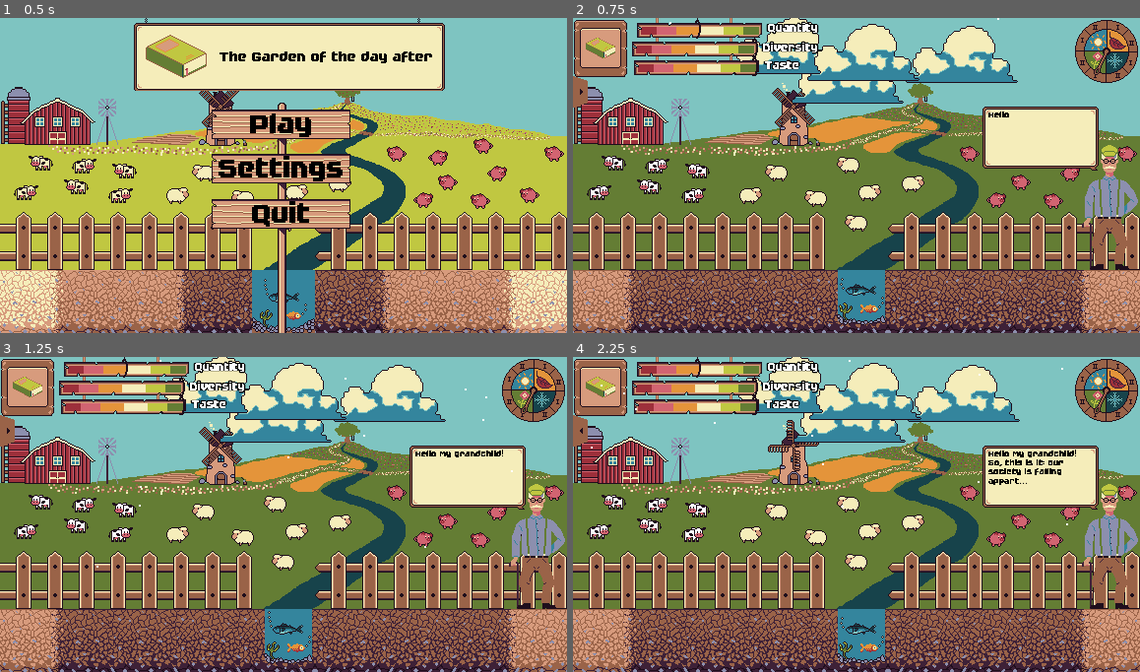
Above: before the commit, frames 1-4 (two rows, left to right).
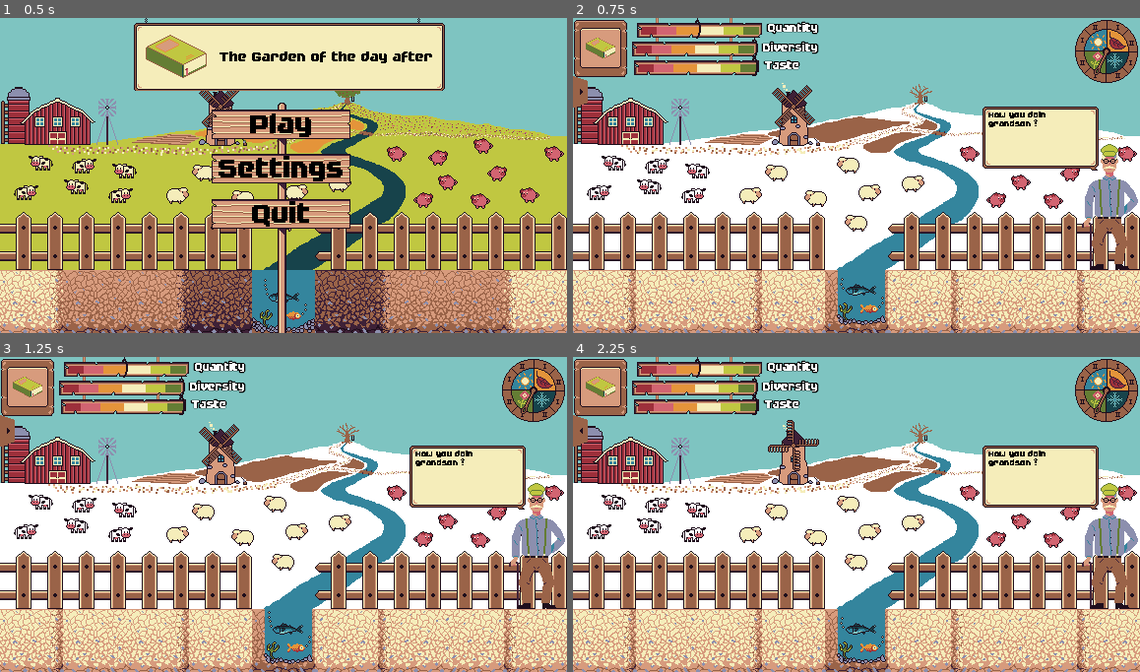
Above: after the commit, the same moments.

Repository: JustAlternate/Regenerative_Game_Jam
Game: Godot game, scene res://Scenes/menu.tscn
Two runs of this game, one before a commit and one after it. Both use one fixed random seed, a clock stepped at 60 frames per second and the inputs below.
Inputs (mouse positions are in pixels of both pictures, inside the frame that each line leads up to):
- Up to frame 1 (0.5 s): no input
- Up to frame 2 (0.75 s): click "Play" at 0.5 s
- Up to frame 3 (1.25 s): no input
- Up to frame 4 (2.25 s): click (590, 429) at 1.25 s; click (1037, 479) at 2.02 s

Frame 1 is identical in both runs. In frame 2, 52% of the frame differs, in the area x 0-100%, y 0-100%; in frame 3, 52%; in frame 4, 52%.
Error after the commit: Parse Error: Expected type specifier after "is". (res://Scripts/dialogue_grand_pere.gd:179)

Commit message:
Dialogue grand père sans ' et ... + pas de spam des dialogues

Diff:
--- a/Scenes/dialogue_grand_pere.tscn
+++ b/Scenes/dialogue_grand_pere.tscn
@@ -28,7 +28,13 @@
 [node name="Dialogue_grand_pere" type="Node2D"]
 position = Vector2(200, 200)
 script = ExtResource("1_5a700")
+largeur_bulle_texte = null
+hauteur_bulle_texte = null
 text = "Le scale c'est la vie"
+taille_police = null
+time_betwen_carac = null
+time_betwen_dialogue = null
+time_after_dialogue = null
 
 [node name="Sprite2D" type="Sprite2D" parent="."]
 texture_filter = 1
--- a/Scripts/dialogue_grand_pere.gd
+++ b/Scripts/dialogue_grand_pere.gd
@@ -23,23 +23,23 @@
 	"Clock":[true,["You can go forward in time by « clicking » on the seasonal clock."]],
 	"Proximity":[true,["Remember that plants influence each other.","Some plants like to be close to specific plants, and some don’t like each other."]],
 
-	"Lore1":[false,["Hello my grandchild! So, this is it: our society is falling appart…","We must survive on our own! We're a long way from anywhere.","Here, take this book."]],
-	"Lore2":[false,["There’s not much in it because in the past","we didn’t have to know how to produce food by ourselves.","We were fools back then…","Anyways, I will teach you what little I know."]],
-	"Lore3":[false,["Now look what's best for radishes in the encyclopedia."]],
+	"Lore1":[false,["Hello my grandchild! So, this is it: our society is falling appart...","We must survive on our own! We are a long way from anywhere.","Here, take this book."]],
+	"Lore2":[false,["There is not much in it because in the past","we did not have to know how to produce food by ourselves.","We were fools back then...","Anyways, I will teach you what little I know."]],
+	"Lore3":[false,["Now look what is best for radishes in the encyclopedia."]],
 	"Lore4":[false,["The soil can be poor, average or rich in nutrients.","Plants require a certain amount of nutrients to grow.","Open the drawer on your left, pick a bag of radish seeds.","Now plant them on the right type of soil."]],
-	"Lore5":[false,["Well done, grandchild! Now let’s wait for a bit."]],
+	"Lore5":[false,["Well done, grandchild! Now let us wait for a bit."]],
 	"Lore6":[false,["Now harvest the results of your production by « clicking » on the plant and then on « HARVEST »"]],
-	"Lore7":[false,["Congratulations! There, take these. They're leek seeds I’ve found in the granary."]],
+	"Lore7":[false,["Congratulations! There, take these. They are leek seeds I have found in the granary."]],
 	"Lore8":[false,["Now I will let you work in peace. If you need any advice you can ask me!","I will come back to you later. See ya!"]],
 
-	"give_tomatoes":[false,["Well I think you should take those tomatoes seeds, Winter 2 is the best season to plant them !"]],
-	"give_pea_and_wheat":[false,["Hello grandchild! Look, I found multiple new seeds for our garden!","Hopefully they will be enough diversify our family's food."]],
+	"give_tomatoes":[false,["Well I think you should take those tomato seeds, Winter 2 is the best season to plant them!"]],
+	"give_pea_and_wheat":[false,["Hello grandchild! Look, I found multiple new seeds for our garden!","Hopefully they will be enough diversify our food."]],
 	"give_pumpkin":[false,["Its time to plant some pumpkins so we can have them next Fall season !"]],
 	"give_zucchini":[false,["Its rainy today. Be careful and avoid  planting those zucchini seeds on rainy seasons!"]],
-	"give_mint":[false,["Here you can take those mint seeds, it's a fantastic crop to enhance flavor!"]],
+	"give_mint":[false,["Here you can take those mint seeds, it is a fantastic crop to enhance flavor!"]],
 	"give_corn":[false,["Finally I found corn seeds. This is a great plant you can grow during Spring 1"]],
 	"give_carrot":[false,["I see you are doing great with our garden! Here, take thoses carrots seeds so we can have something new to eat."]],
-	"give_le_reste":[false,["Here take those seeds I found. I think I don't have any more seeds.","Well done for harvesting all of this! I know you'll make good use of these seeds.","I'm going to take some rest now."]]
+	"give_le_reste":[false,["Here take those seeds I found. I think I do not have any more seeds.","Well done harvesting all of this! I know you will make good use of these seeds.","I am going to take some rest now."]]
 }
 func player_just_did_something(thing):
 	if thing[0] == "planted":
@@ -176,7 +176,8 @@
 		await get_tree().create_timer(time_betwen_carac).timeout
 
 func grandpa_talk(text):
-	dialogue_queue.append(text)
+	if not text is in dialogue_queue:
+		dialogue_queue.append(text)
 
 func grandpa_start_talk():
 	state = "talking"
Not shown: 1 places in Scenes/dialogue_grand_pere.tscn that only renumber resources
Not shown: 1 places in fonts/label_setting.tres that only renumber resources
